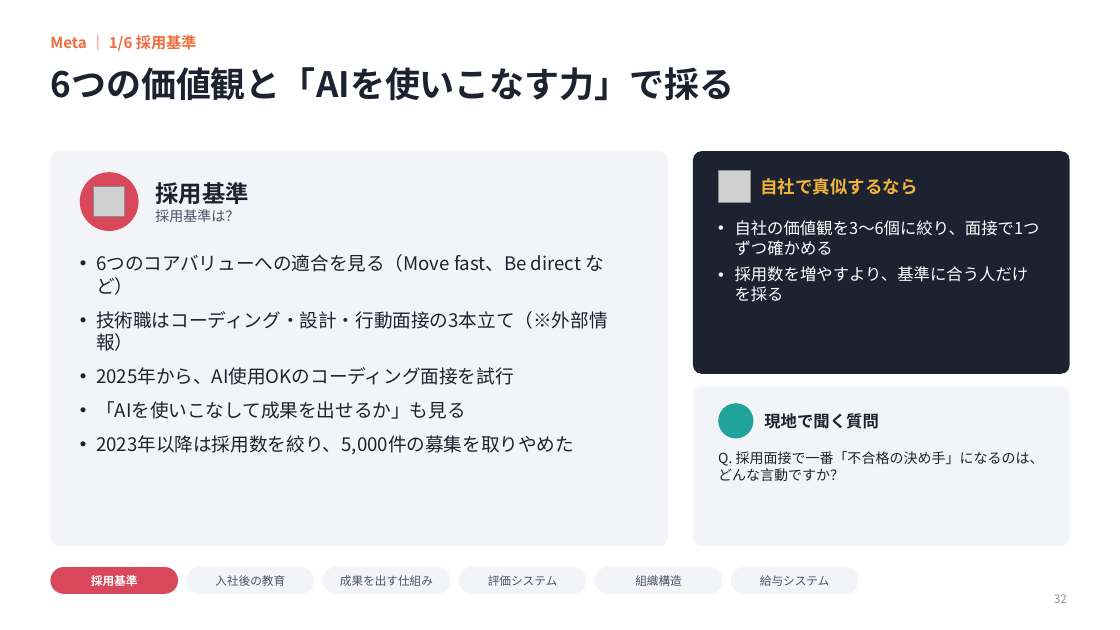
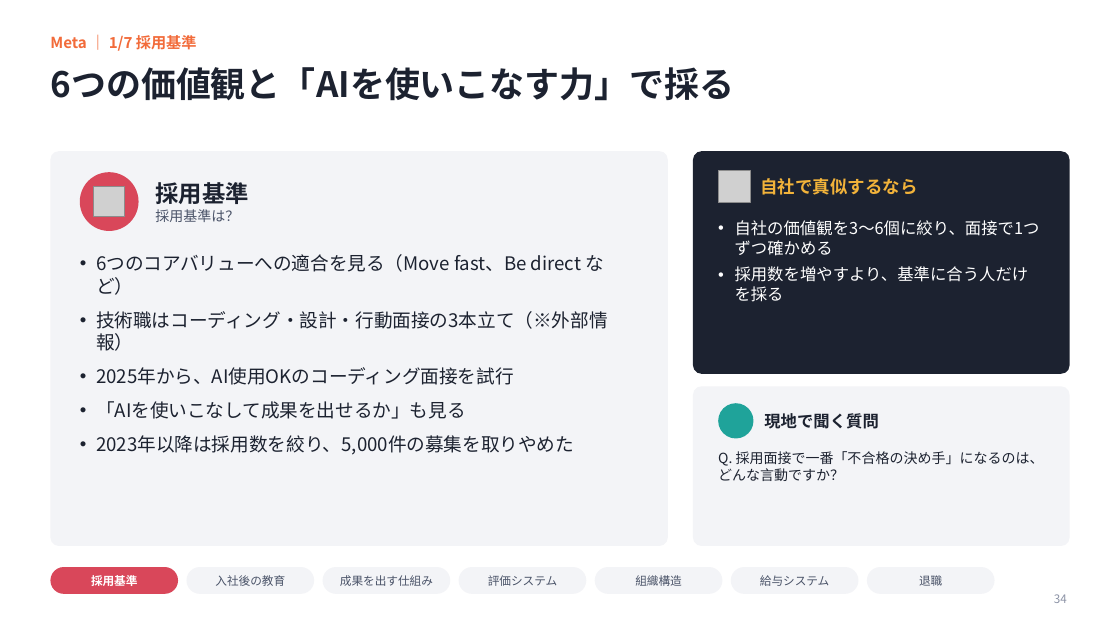
Before and after one commit to ktarpt-spec/-, a slide deck: slide 34 of シリコンバレー企業見学_まとめ_2026年10月.pptx (slide 32 before the commit). Drawn at 1120x630 pixels with LibreOffice and Linux fonts; fonts in the diff are those of the drawing; grey boxes stand for pictures; background and template pictures are left out. Boxes give left, top, right and bottom in pixels: in the first picture for what was removed or moved away, otherwise in the second. Text is boxed around its words. In the diff, an @@ line names an element or a change of style, - is before the commit and + after.

```diff
--- a/シリコンバレー企業見学_まとめ_2026年10月.pptx
+++ b/シリコンバレー企業見学_まとめ_2026年10月.pptx
@@ text at [50, 35, 197, 51]: text changed @@
-Meta ｜ 1/6 採用基準
+Meta ｜ 1/7 採用基準
@@ rounded rectangle added at [867, 567, 995, 594], fill #F3F4F7 @@
@@ text added at [919, 575, 942, 586], 10 pt, text #4A5368 @@
+退職
@@ page number at [1054, 594, 1067, 603]: text changed @@
-32
+34
```
Also in this commit, not shown: 17 other slides changed, 3 slides added.
